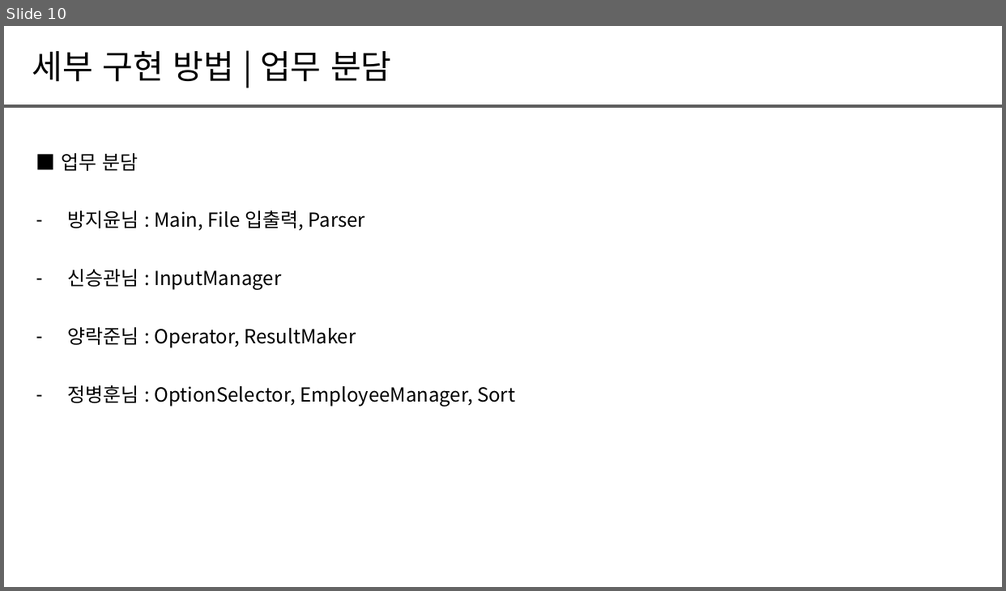
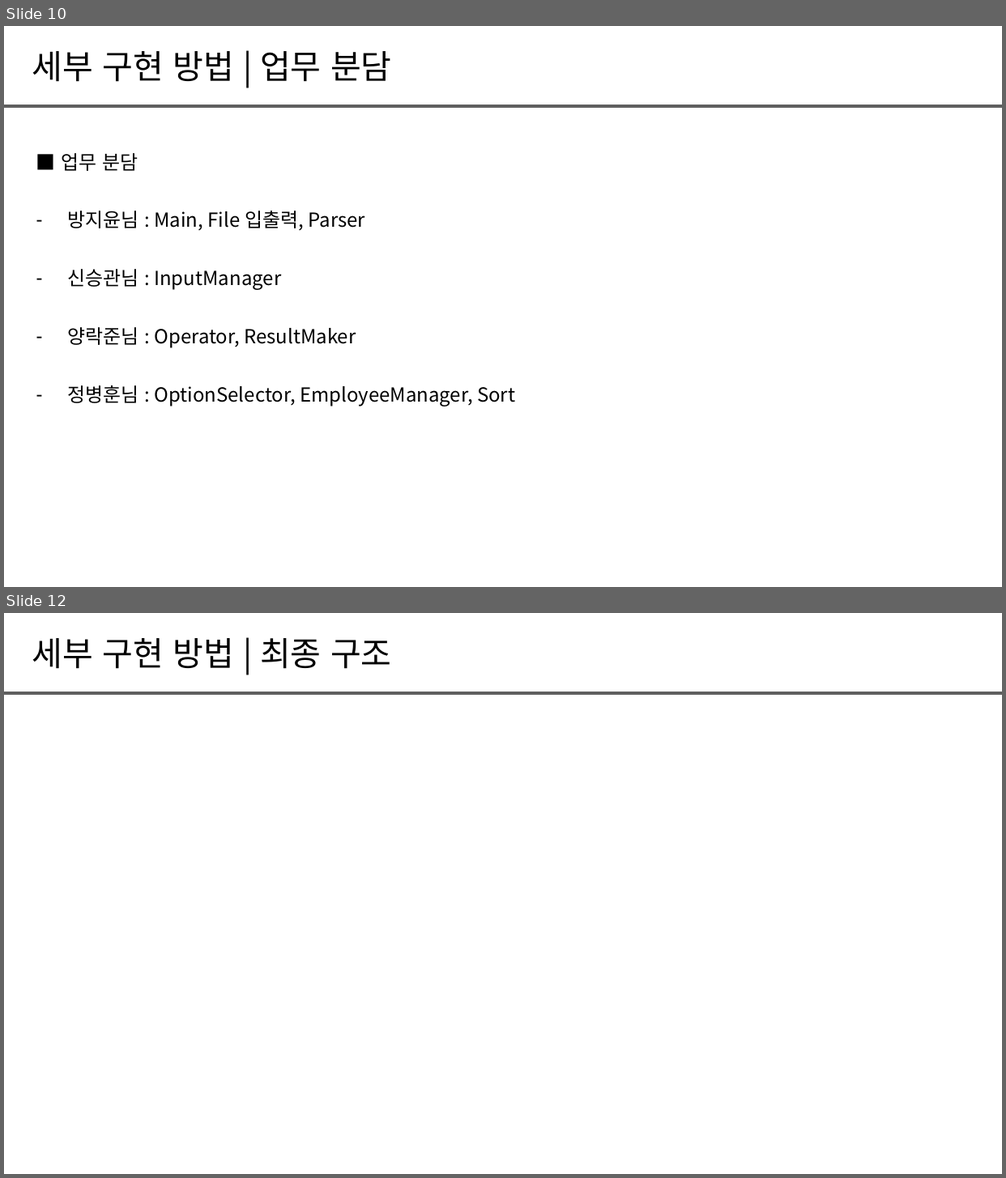
Before and after one commit to Rakjunyang/BeautifulCode, a slide deck: 팀프로젝트＿발표양식_B조.pptx. Shown one above the other, each under a label of ours: slide 10 before the commit, slides 10 and 12 after it; the slides between them are not shown. The pictures are 1006x591 and 1006x1178 pixels, drawn with LibreOffice and Linux fonts; fonts in the diff are those of the drawing. Boxes give left, top, right and bottom in pixels: in the first picture for what was removed or moved away, otherwise in the second. Text is boxed around its words. In the diff, an @@ line names an element or a change of style, - is before the commit and + after.

```diff
--- a/팀프로젝트＿발표양식_B조.pptx
+++ b/팀프로젝트＿발표양식_B조.pptx
@@ slide 12 added at bbox=[4, 613, 1002, 1174], background #FFFFFF @@
@@ text added at bbox=[32, 638, 392, 669], 24 pt, text #000000 @@
+세부 구현 방법 | 최종 구조
@@ line added from (4, 693) to (1002, 693), #5F5F5F 2 pt @@
```
Also in this commit, not shown: 1 slide changed, 12 other slides added.
